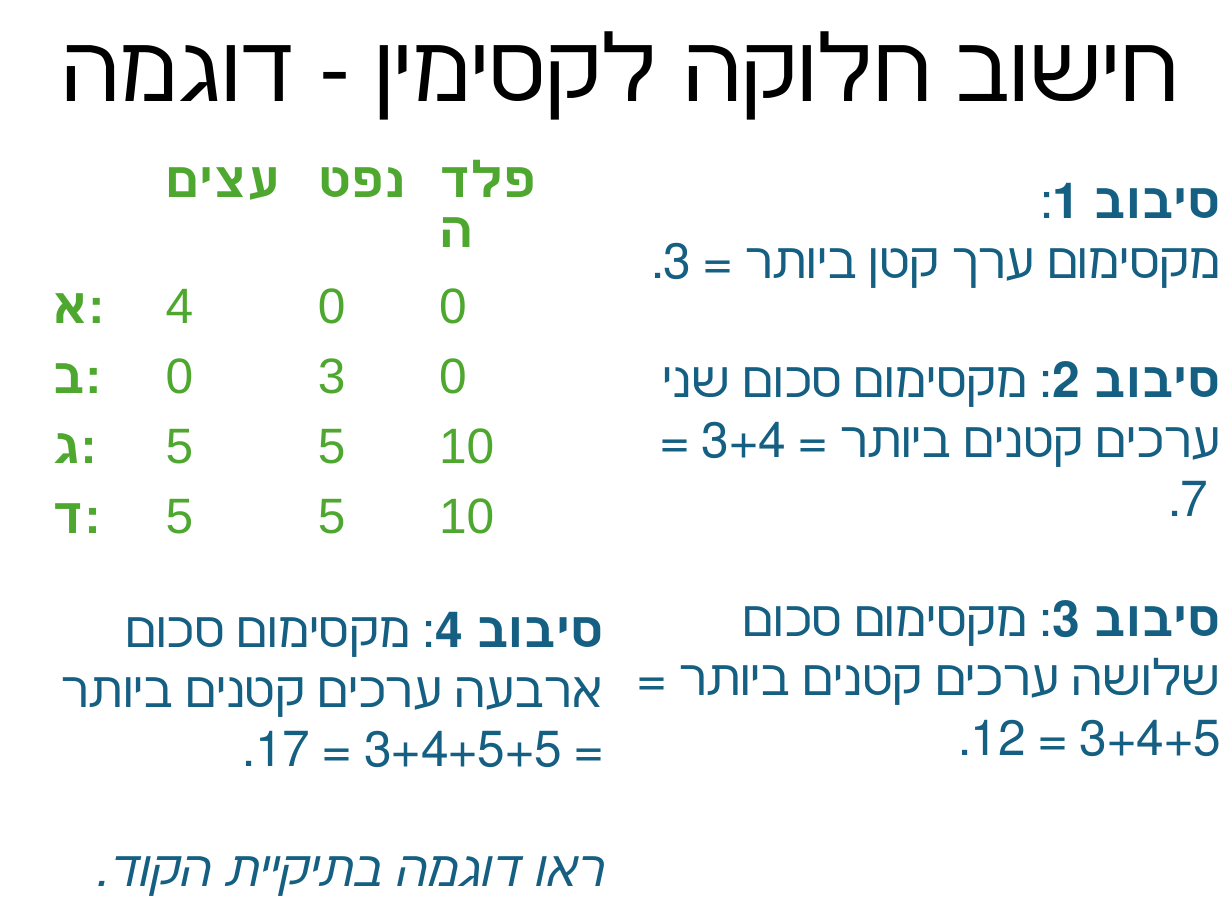
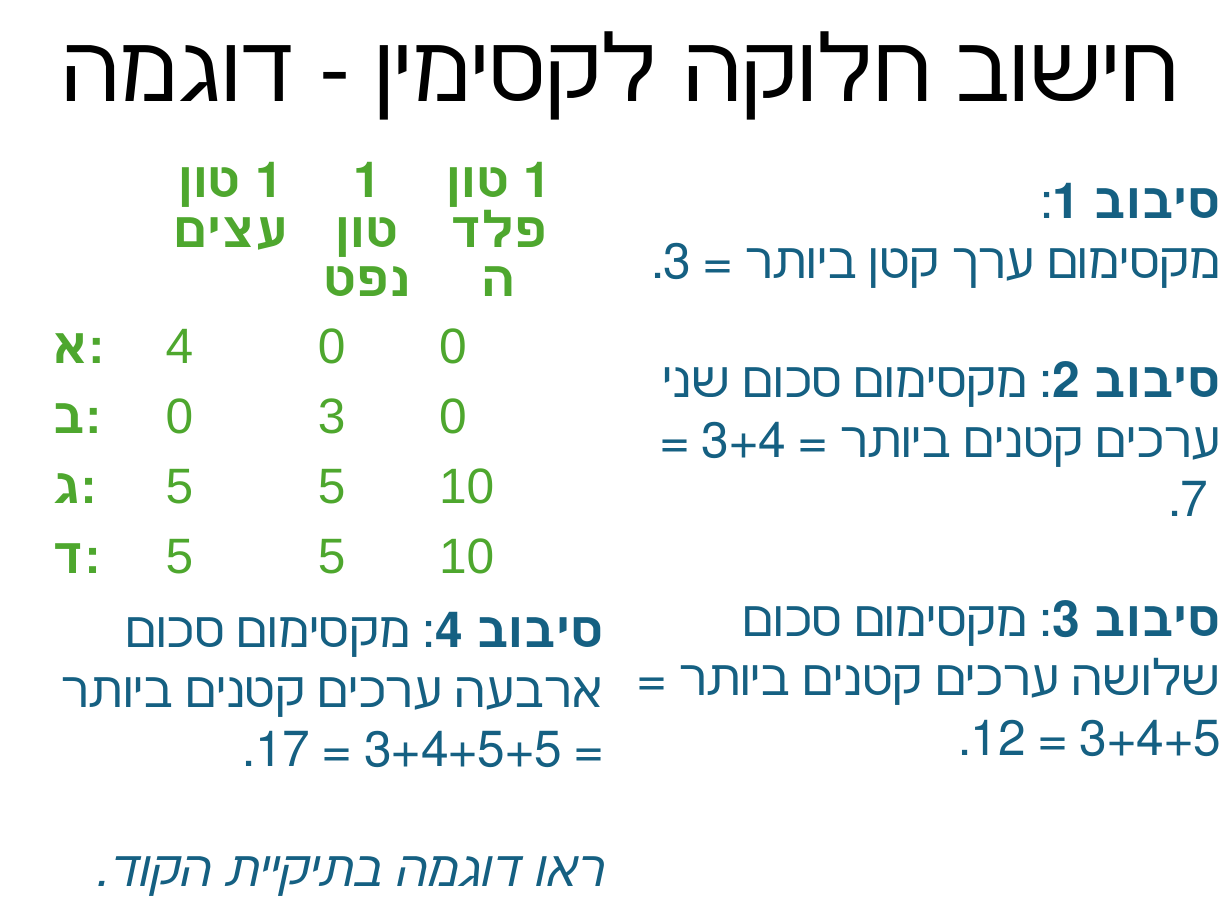
Before and after one commit to erelsgl-at-ariel/algorithms-5785, a slide deck: slide 26 of 02-pareto-efficiency/slides.pptx. Drawn at 1232x924 pixels with LibreOffice and Linux fonts; fonts in the diff are those of the drawing. Boxes give left, top, right and bottom in pixels: in the first picture for what was removed or moved away, otherwise in the second. Text is boxed around its words. In the diff, an @@ line names an element or a change of style, - is before the commit and + after.

```diff
--- a/02-pareto-efficiency/slides.pptx
+++ b/02-pareto-efficiency/slides.pptx
@@ table at [41, 152, 569, 578] @@
-row 1:  | עצים | נפט | פלדה
+row 1:  | 1 טון עצים | 1 טון נפט | 1 טון פלדה
```
Also in this commit, not shown: 9 other slides changed.
